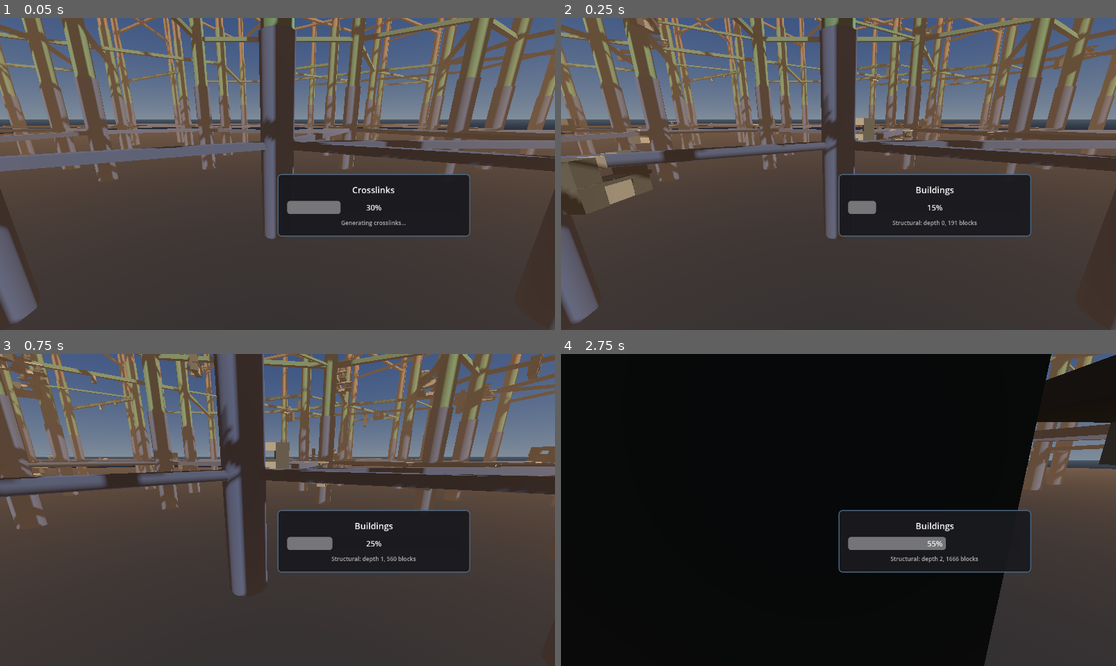
Above: before the commit, frames 1-4 (two rows, left to right).
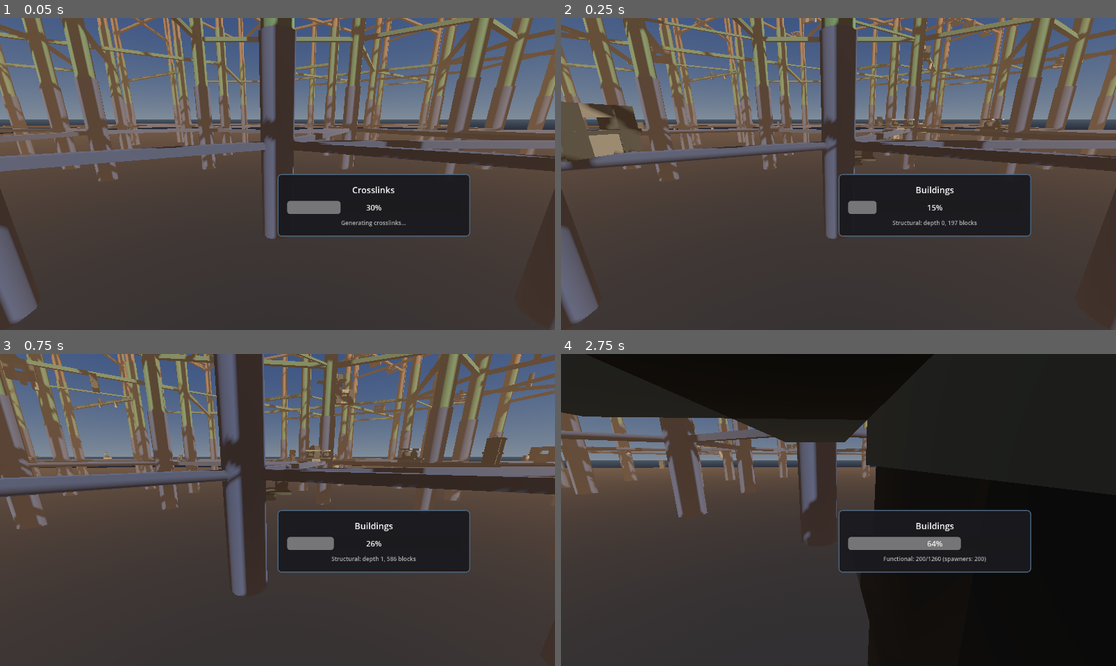
Above: after the commit, the same moments.

Repository: TaxiService/fcar
Game: Godot game, scene res://city/city_test.tscn
The game is run twice, just before and just after one commit, with the same random seed, the same clock (stepped at 60 frames per second) and the same inputs.
Inputs (mouse positions are in pixels of both pictures, inside the frame that each line leads up to):
- Up to frame 1 (0.05 s): no input
- Up to frame 2 (0.25 s): no input
- Up to frame 3 (0.75 s): tap Enter at 0.5 s; move the mouse to (305, 510) at 0.52 s; hold W (forward) from 0.53 s (still down); tap Shift (boost) at 0.6 s; click (305, 510) at 0.67 s
- Up to frame 4 (2.75 s): keep holding W (forward); tap Space (jump) at 0.77, 1.52 s; move the mouse to (810, 510) at 1.27 s; tap R (confirm) at 1.35 s; move the mouse to (849, 503) at 2.02 s; tap C (crouch) at 2.1 s

Frame 1 is identical in both runs. In frame 2, 4.4% of the frame differs, in the area x 0-99%, y 0-67%; in frame 3, 3.9%; in frame 4, 61%, in the area x 0-100%, y 0-100%.

Commit message:
reversed vertical connectors

Diff:
--- a/city/building/antenna1.tscn
+++ b/city/building/antenna1.tscn
@@ -49,7 +49,7 @@
 surface_material_override/0 = ExtResource("3_pdpuq")
 
 [node name="Conn_Plug_Large" type="Marker3D" parent="."]
-transform = Transform3D(1, 0, 0, 0, -4.371139e-08, -1, 0, 1, -4.371139e-08, 0, -2, 0)
+transform = Transform3D(1, 0, 0, 0, -4.371139e-08, 1, 0, -1, -4.371139e-08, 0, -2, 0)
 script = ExtResource("3_82kfg")
 type_flags = 8
 size_flags = 3
--- a/city/building/antenna2.tscn
+++ b/city/building/antenna2.tscn
@@ -59,7 +59,7 @@
 surface_material_override/0 = ExtResource("3_fubs0")
 
 [node name="Conn_Plug_Large" type="Marker3D" parent="."]
-transform = Transform3D(1, 0, 0, 0, -4.371139e-08, -1, 0, 1, -4.371139e-08, 0, -1.7, 0)
+transform = Transform3D(1, 0, 0, 0, -4.371139e-08, 1, 0, -1, -4.371139e-08, 0, -1.7, 0)
 script = ExtResource("4_5g2un")
 type_flags = 8
 size_flags = 3
--- a/city/building/floor_1x1.tscn
+++ b/city/building/floor_1x1.tscn
@@ -23,7 +23,7 @@
 mesh = SubResource("BoxMesh_nrjh1")
 
 [node name="Conn_Plug_Large" type="Marker3D" parent="."]
-transform = Transform3D(1, 0, 0, 0, -4.371139e-08, -1, 0, 1, -4.371139e-08, 0, -2.5, 0)
+transform = Transform3D(1, 0, 0, 0, -4.371139e-08, 1, 0, -1, -4.371139e-08, 0, -2.5, 0)
 script = ExtResource("3_ivjda")
 size_flags = 4
 is_socket = false
--- a/city/building/floor_1x2.tscn
+++ b/city/building/floor_1x2.tscn
@@ -38,14 +38,14 @@
 mesh = SubResource("BoxMesh_nrjh1")
 
 [node name="Conn_Plug_Large" type="Marker3D" parent="."]
-transform = Transform3D(1, 0, 0, 0, -4.371139e-08, -1, 0, 1, -4.371139e-08, 15, -2.5, 0)
+transform = Transform3D(1, 0, 0, 0, -4.371139e-08, 1, 0, -1, -4.371139e-08, 15, -2.5, 0)
 script = ExtResource("4_wffqm")
 size_flags = 4
 is_socket = false
 rotation_mode = 1
 
 [node name="Conn_Plug_Large2" type="Marker3D" parent="."]
-transform = Transform3D(1, 0, 0, 0, -4.371139e-08, -1, 0, 1, -4.371139e-08, -15, -2.5, 0)
+transform = Transform3D(1, 0, 0, 0, -4.371139e-08, 1, 0, -1, -4.371139e-08, -15, -2.5, 0)
 script = ExtResource("4_wffqm")
 size_flags = 4
 is_socket = false
--- a/city/building/floor_1x2b.tscn
+++ b/city/building/floor_1x2b.tscn
@@ -38,7 +38,7 @@
 mesh = SubResource("BoxMesh_nrjh1")
 
 [node name="Conn_Plug_Large" type="Marker3D" parent="."]
-transform = Transform3D(1, 0, 0, 0, -4.371139e-08, -1, 0, 1, -4.371139e-08, 0, -2.5, 0)
+transform = Transform3D(1, 0, 0, 0, -4.371139e-08, 1, 0, -1, -4.371139e-08, 0, -2.5, 0)
 script = ExtResource("3_kotqw")
 size_flags = 4
 is_socket = false
--- a/city/building/floor_1x3-30.tscn
+++ b/city/building/floor_1x3-30.tscn
@@ -63,13 +63,13 @@
 surface_material_override/0 = ExtResource("4_kdxt2")
 
 [node name="Conn_Plug_Large" type="Marker3D" parent="."]
-transform = Transform3D(1, 0, 0, 0, -4.371139e-08, -1, 0, 1, -4.371139e-08, 20, -2.5, 0)
+transform = Transform3D(1, 0, 0, 0, -4.371139e-08, 1, 0, -1, -4.371139e-08, 20, -2.5, 0)
 script = ExtResource("3_joib8")
 size_flags = 4
 is_socket = false
 
 [node name="Conn_Plug_Large2" type="Marker3D" parent="."]
-transform = Transform3D(1, 0, 0, 0, -4.371139e-08, -1, 0, 1, -4.371139e-08, -20, -2.5, 0)
+transform = Transform3D(1, 0, 0, 0, -4.371139e-08, 1, 0, -1, -4.371139e-08, -20, -2.5, 0)
 script = ExtResource("3_joib8")
 size_flags = 4
 is_socket = false
--- a/city/building/floor_1x3.tscn
+++ b/city/building/floor_1x3.tscn
@@ -47,21 +47,21 @@
 mesh = SubResource("BoxMesh_nrjh1")
 
 [node name="Conn_Plug_Large" type="Marker3D" parent="."]
-transform = Transform3D(1, 0, 0, 0, -4.371139e-08, -1, 0, 1, -4.371139e-08, 30, -2.5, 0)
+transform = Transform3D(1, 0, 0, 0, -4.371139e-08, 1, 0, -1, -4.371139e-08, 30, -2.5, 0)
 script = ExtResource("3_ok4mr")
 size_flags = 4
 is_socket = false
 rotation_mode = 1
 
 [node name="Conn_Plug_Large5" type="Marker3D" parent="."]
-transform = Transform3D(1, 0, 0, 0, -4.371139e-08, -1, 0, 1, -4.371139e-08, 0, -2.5, 0)
+transform = Transform3D(1, 0, 0, 0, -4.371139e-08, 1, 0, -1, -4.371139e-08, 0, -2.5, 0)
 script = ExtResource("3_ok4mr")
 size_flags = 4
 is_socket = false
 rotation_mode = 1
 
 [node name="Conn_Plug_Large2" type="Marker3D" parent="."]
-transform = Transform3D(1, 0, 0, 0, -4.371139e-08, -1, 0, 1, -4.371139e-08, -30, -2.5, 0)
+transform = Transform3D(1, 0, 0, 0, -4.371139e-08, 1, 0, -1, -4.371139e-08, -30, -2.5, 0)
 script = ExtResource("3_ok4mr")
 size_flags = 4
 is_socket = false
--- a/city/building/pillar_big10.tscn
+++ b/city/building/pillar_big10.tscn
@@ -27,7 +27,7 @@
 mesh = SubResource("CylinderMesh_vb8vo")
 
 [node name="Conn_Plug_Large" type="Marker3D" parent="."]
-transform = Transform3D(1, 0, 0, 0, -4.371139e-08, -1, 0, 1, -4.371139e-08, 0, -5, 0)
+transform = Transform3D(1, 0, 0, 0, -4.371139e-08, 1, 0, -1, -4.371139e-08, 0, -5, 0)
 script = ExtResource("3_nnsv3")
 type_flags = 3
 size_flags = 4
--- a/city/building/pillar_big15.tscn
+++ b/city/building/pillar_big15.tscn
@@ -27,7 +27,7 @@
 mesh = SubResource("CylinderMesh_vb8vo")
 
 [node name="Conn_Plug_Large" type="Marker3D" parent="."]
-transform = Transform3D(1, 0, 0, 0, -4.371139e-08, -1, 0, 1, -4.371139e-08, 0, -7.5, 0)
+transform = Transform3D(1, 0, 0, 0, -4.371139e-08, 1, 0, -1, -4.371139e-08, 0, -7.5, 0)
 script = ExtResource("3_tb0m7")
 type_flags = 3
 size_flags = 4
--- a/city/building/pillar_big15b.tscn
+++ b/city/building/pillar_big15b.tscn
@@ -27,7 +27,7 @@
 mesh = SubResource("CylinderMesh_vb8vo")
 
 [node name="Conn_Plug_Large" type="Marker3D" parent="."]
-transform = Transform3D(1, 0, 0, 0, -4.371139e-08, -1, 0, 1, -4.371139e-08, 0, -7.5, 0)
+transform = Transform3D(1, 0, 0, 0, -4.371139e-08, 1, 0, -1, -4.371139e-08, 0, -7.5, 0)
 script = ExtResource("3_sq1rr")
 size_flags = 6
 is_socket = false
--- a/city/building/pillar_big30.tscn
+++ b/city/building/pillar_big30.tscn
@@ -27,7 +27,7 @@
 mesh = SubResource("CylinderMesh_vb8vo")
 
 [node name="Conn_Plug_Large" type="Marker3D" parent="."]
-transform = Transform3D(1, 0, 0, 0, -4.371139e-08, -1, 0, 1, -4.371139e-08, 0, -15, 0)
+transform = Transform3D(1, 0, 0, 0, -4.371139e-08, 1, 0, -1, -4.371139e-08, 0, -15, 0)
 script = ExtResource("2_sqhew")
 type_flags = 3
 size_flags = 4
--- a/city/building/pillar_big30b.tscn
+++ b/city/building/pillar_big30b.tscn
@@ -27,7 +27,7 @@
 mesh = SubResource("CylinderMesh_vb8vo")
 
 [node name="Conn_Plug_Large" type="Marker3D" parent="."]
-transform = Transform3D(1, 0, 0, 0, -4.371139e-08, -1, 0, 1, -4.371139e-08, 0, -15, 0)
+transform = Transform3D(1, 0, 0, 0, -4.371139e-08, 1, 0, -1, -4.371139e-08, 0, -15, 0)
 script = ExtResource("3_i1dc7")
 size_flags = 6
 is_socket = false
--- a/city/building/pillar_med10.tscn
+++ b/city/building/pillar_med10.tscn
@@ -24,13 +24,13 @@
 mesh = SubResource("BoxMesh_nrjh1")
 
 [node name="Conn_Plug_Large" type="Marker3D" parent="."]
-transform = Transform3D(1, 0, 0, 0, -4.371139e-08, -1, 0, 1, -4.371139e-08, 0, -5, 0)
+transform = Transform3D(1, 0, 0, 0, -4.371139e-08, 1, 0, -1, -4.371139e-08, 0, -5, 0)
 script = ExtResource("2_vn1xo")
 is_socket = false
 rotation_mode = 2
 
 [node name="Conn_Plug_Large2" type="Marker3D" parent="."]
-transform = Transform3D(1, 0, 0, 0, -4.371139e-08, 1, 0, -1, -4.371139e-08, 0, 5, 0)
+transform = Transform3D(1, 0, 0, 0, -4.371139e-08, -1, 0, 1, -4.371139e-08, 0, 5, 0)
 script = ExtResource("2_vn1xo")
 size_flags = 3
 is_plug = false
--- a/city/building/pillar_med15.tscn
+++ b/city/building/pillar_med15.tscn
@@ -24,13 +24,13 @@
 mesh = SubResource("BoxMesh_nrjh1")
 
 [node name="Conn_Plug_Large" type="Marker3D" parent="."]
-transform = Transform3D(1, 0, 0, 0, -4.371139e-08, -1, 0, 1, -4.371139e-08, 0, -7.5, 0)
+transform = Transform3D(1, 0, 0, 0, -4.371139e-08, 1, 0, -1, -4.371139e-08, 0, -7.5, 0)
 script = ExtResource("3_1hy1k")
 is_socket = false
 rotation_mode = 2
 
 [node name="Conn_Plug_Large2" type="Marker3D" parent="."]
-transform = Transform3D(1, 0, 0, 0, -4.371139e-08, 1, 0, -1, -4.371139e-08, 0, 7.5, 0)
+transform = Transform3D(1, 0, 0, 0, -4.371139e-08, -1, 0, 1, -4.371139e-08, 0, 7.5, 0)
 script = ExtResource("3_1hy1k")
 size_flags = 3
 is_plug = false
--- a/city/building/screen1.tscn
+++ b/city/building/screen1.tscn
@@ -64,7 +64,7 @@
 surface_material_override/0 = ExtResource("3_ho5aj")
 
 [node name="Conn_Plug_Large" type="Marker3D" parent="."]
-transform = Transform3D(1, 0, 0, 0, -4.371139e-08, -1, 0, 1, -4.371139e-08, 0, -1.7, 0)
+transform = Transform3D(1, 0, 0, 0, -4.371139e-08, 1, 0, -1, -4.371139e-08, 0, -1.7, 0)
 script = ExtResource("4_nmuf4")
 type_flags = 8
 size_flags = 3
--- a/city/building/volume_med.tscn
+++ b/city/building/volume_med.tscn
@@ -101,37 +101,37 @@
 skeleton = NodePath("../..")
 
 [node name="Conn_Plug_Large" type="Marker3D" parent="."]
-transform = Transform3D(1, 0, 0, 0, -4.371139e-08, -1, 0, 1, -4.371139e-08, 30, 2.5, 0)
+transform = Transform3D(1, 0, 0, 0, -4.371139e-08, 1, 0, -1, -4.371139e-08, 30, 2.5, 0)
 script = ExtResource("4_3boio")
 size_flags = 4
 rotation_mode = 1
 
 [node name="Conn_Plug_Large5" type="Marker3D" parent="."]
-transform = Transform3D(1, 0, 0, 0, -4.371139e-08, -1, 0, 1, -4.371139e-08, 0, 2.5, 0)
+transform = Transform3D(1, 0, 0, 0, -4.371139e-08, 1, 0, -1, -4.371139e-08, 0, 2.5, 0)
 script = ExtResource("4_3boio")
 type_flags = 3
 size_flags = 4
 
 [node name="Conn_Plug_Large2" type="Marker3D" parent="."]
-transform = Transform3D(1, 0, 0, 0, -4.371139e-08, -1, 0, 1, -4.371139e-08, -30, 2.5, 0)
+transform = Transform3D(1, 0, 0, 0, -4.371139e-08, 1, 0, -1, -4.371139e-08, -30, 2.5, 0)
 script = ExtResource("4_3boio")
 size_flags = 4
 rotation_mode = 1
 
 [node name="Conn_Plug_Large3" type="Marker3D" parent="."]
-transform = Transform3D(1, 0, 0, 0, -4.371139e-08, 1, 0, -1, -4.371139e-08, 30, 62.5, 0)
+transform = Transform3D(1, 0, 0, 0, -4.371139e-08, -1, 0, 1, -4.371139e-08, 30, 62.5, 0)
 script = ExtResource("4_3boio")
 size_flags = 4
 rotation_mode = 1
 
 [node name="Conn_Plug_Large6" type="Marker3D" parent="."]
-transform = Transform3D(1, 0, 0, 0, -4.371139e-08, 1, 0, -1, -4.371139e-08, 0, 62.5, 0)
+transform = Transform3D(1, 0, 0, 0, -4.371139e-08, -1, 0, 1, -4.371139e-08, 0, 62.5, 0)
 script = ExtResource("4_3boio")
 type_flags = 3
 size_flags = 4
 
 [node name="Conn_Plug_Large4" type="Marker3D" parent="."]
-transform = Transform3D(1, 0, 0, 0, -4.371139e-08, 1, 0, -1, -4.371139e-08, -30, 62.5, 0)
+transform = Transform3D(1, 0, 0, 0, -4.371139e-08, -1, 0, 1, -4.371139e-08, -30, 62.5, 0)
 script = ExtResource("4_3boio")
 size_flags = 4
 rotation_mode = 1
--- a/city/building/volume_wide.tscn
+++ b/city/building/volume_wide.tscn
@@ -143,45 +143,45 @@
 rotation_mode = 1
 
 [node name="Conn_Plug_Large" type="Marker3D" parent="."]
-transform = Transform3D(1, 0, 0, 0, -4.371139e-08, -1, 0, 1, -4.371139e-08, 30, 27.5, 0)
+transform = Transform3D(1, 0, 0, 0, -4.371139e-08, 1, 0, -1, -4.371139e-08, 30, 27.5, 0)
 script = ExtResource("5_xoq5h")
 size_flags = 4
 rotation_mode = 1
 
 [node name="Conn_Plug_Large2" type="Marker3D" parent="."]
-transform = Transform3D(1, 0, 0, 0, -4.371139e-08, -1, 0, 1, -4.371139e-08, -30, 27.5, 0)
+transform = Transform3D(1, 0, 0, 0, -4.371139e-08, 1, 0, -1, -4.371139e-08, -30, 27.5, 0)
 script = ExtResource("5_xoq5h")
 size_flags = 4
 rotation_mode = 1
 
 [node name="Conn_Plug_Large5" type="Marker3D" parent="."]
-transform = Transform3D(1, 0, 0, 0, -4.371139e-08, -1, 0, 1, -4.371139e-08, 0, 17.5, -17.5)
+transform = Transform3D(1, 0, 0, 0, -4.371139e-08, 1, 0, -1, -4.371139e-08, 0, 17.5, -17.5)
 script = ExtResource("5_xoq5h")
 type_flags = 3
 size_flags = 4
 rotation_mode = 1
 
 [node name="Conn_Plug_Large7" type="Marker3D" parent="."]
-transform = Transform3D(1, 0, 0, 0, -4.371139e-08, -1, 0, 1, -4.371139e-08, 0, 17.5, 17.5)
+transform = Transform3D(1, 0, 0, 0, -4.371139e-08, 1, 0, -1, -4.371139e-08, 0, 17.5, 17.5)
 script = ExtResource("5_xoq5h")
 type_flags = 3
 size_flags = 4
 rotation_mode = 1
 
 [node name="Conn_Plug_Large3" type="Marker3D" parent="."]
-transform = Transform3D(1, 0, 0, 0, -4.371139e-08, 1, 0, -1, -4.371139e-08, 30, 62.5, 0)
+transform = Transform3D(1, 0, 0, 0, -4.371139e-08, -1, 0, 1, -4.371139e-08, 30, 62.5, 0)
 script = ExtResource("5_xoq5h")
 size_flags = 4
 rotation_mode = 1
 
 [node name="Conn_Plug_Large6" type="Marker3D" parent="."]
-transform = Transform3D(1, 0, 0, 0, -4.371139e-08, 1, 0, -1, -4.371139e-08, 0, 62.5, 0)
+transform = Transform3D(1, 0, 0, 0, -4.371139e-08, -1, 0, 1, -4.371139e-08, 0, 62.5, 0)
 script = ExtResource("5_xoq5h")
 type_flags = 3
 size_flags = 4
 
 [node name="Conn_Plug_Large4" type="Marker3D" parent="."]
-transform = Transform3D(1, 0, 0, 0, -4.371139e-08, 1, 0, -1, -4.371139e-08, -30, 62.5, 0)
+transform = Transform3D(1, 0, 0, 0, -4.371139e-08, -1, 0, 1, -4.371139e-08, -30, 62.5, 0)
 script = ExtResource("5_xoq5h")
 size_flags = 4
 rotation_mode = 1
